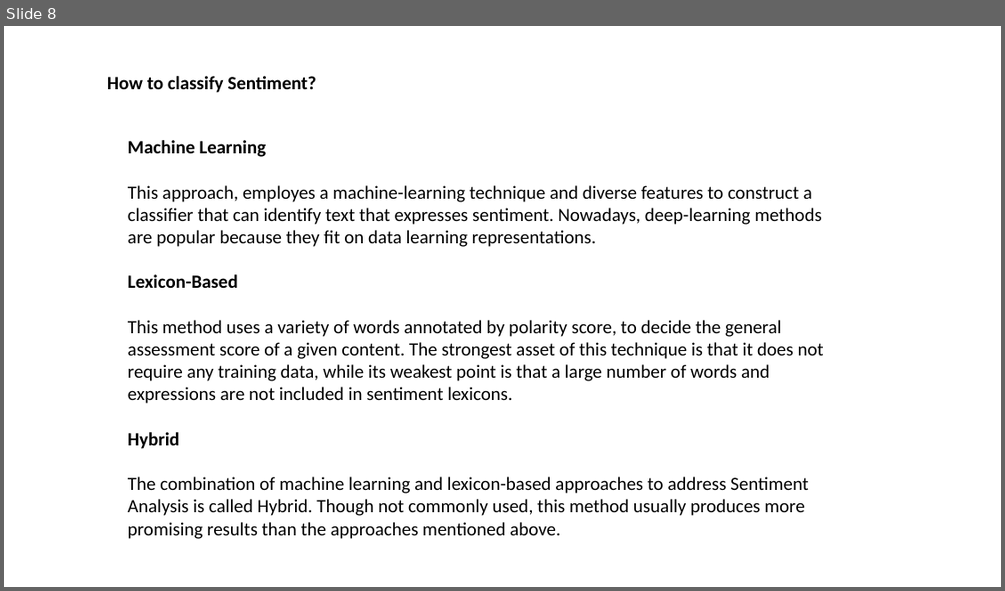
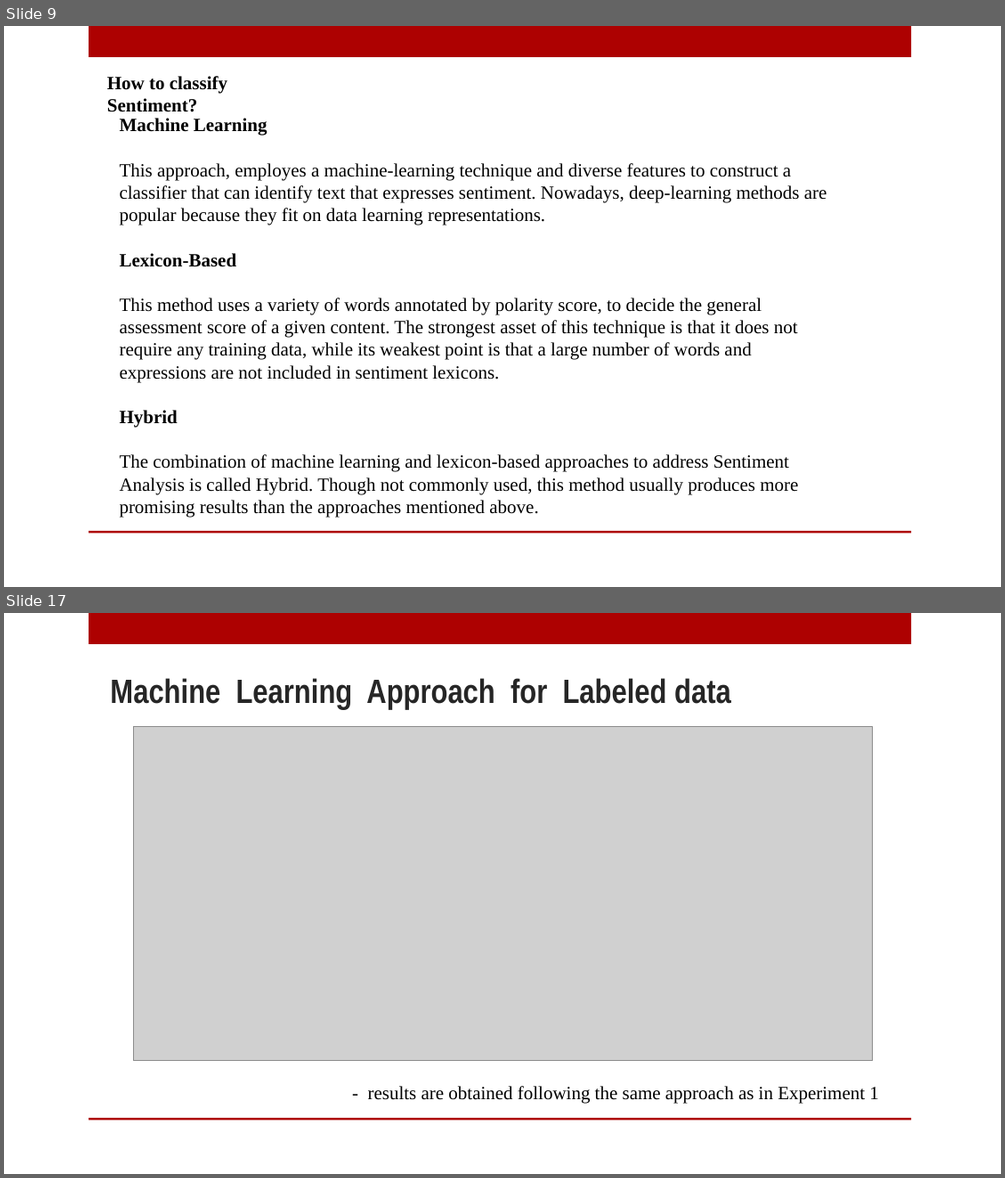
Before and after one commit to slugger07/ML-Experiments, a slide deck: Racism Analysis Twitter Data/Sentiment Analysis.pptx. Shown one above the other, each under a label of ours: slide 8 before the commit, slides 9 and 17 after it; the slides between them are not shown. The pictures are 1005x591 and 1005x1178 pixels, drawn with LibreOffice and Linux fonts; fonts in the diff are those of the drawing; grey boxes stand for pictures; background and template pictures are left out. Boxes give left, top, right and bottom in pixels: in the first picture for what was removed or moved away, otherwise in the second. Text is boxed around its words. In the diff, an @@ line names an element or a change of style, - is before the commit and + after.

```diff
--- a/Racism Analysis Twitter Data/Sentiment Analysis.pptx
+++ b/Racism Analysis Twitter Data/Sentiment Analysis.pptx
@@ slide 17 added at box(4, 613, 1001, 1174), background picture (left out); not listed: 2 template elements that a slide beside it also shows @@
@@ title added at box(110, 678, 731, 710), 32.4 pt, text #262626, bold @@
+Machine Learning Approach for Labeled data
@@ picture added at box(133, 727, 873, 1060) @@
@@ text added at box(368, 1086, 878, 1103), 18 pt, text #000000 @@
+- results are obtained following the same approach as in Experiment 1
@@ what was slide 8 is now slide 9 @@
@@ slide 9 changed as well @@
@@ rectangle added at box(89, 26, 911, 57), fill #AD0101 @@
@@ text "How to classify Sentiment?" at box(107, 76, 227, 112): font Calibri to Times New Roman @@
@@ text "Machine Learning" at box(120, 118, 827, 517): font Calibri to Times New Roman @@
@@ text "Machine Learning": place and size @@
-text "Machine Learning" at box(128, 140, 824, 539)
+text "Machine Learning" at box(120, 118, 827, 517)
@@ rectangle added at box(89, 531, 911, 533), fill #AD0101 @@
```
Also in this commit, not shown: 5 other slides changed, 15 other slides added, 4 slides removed, 1 other file.
